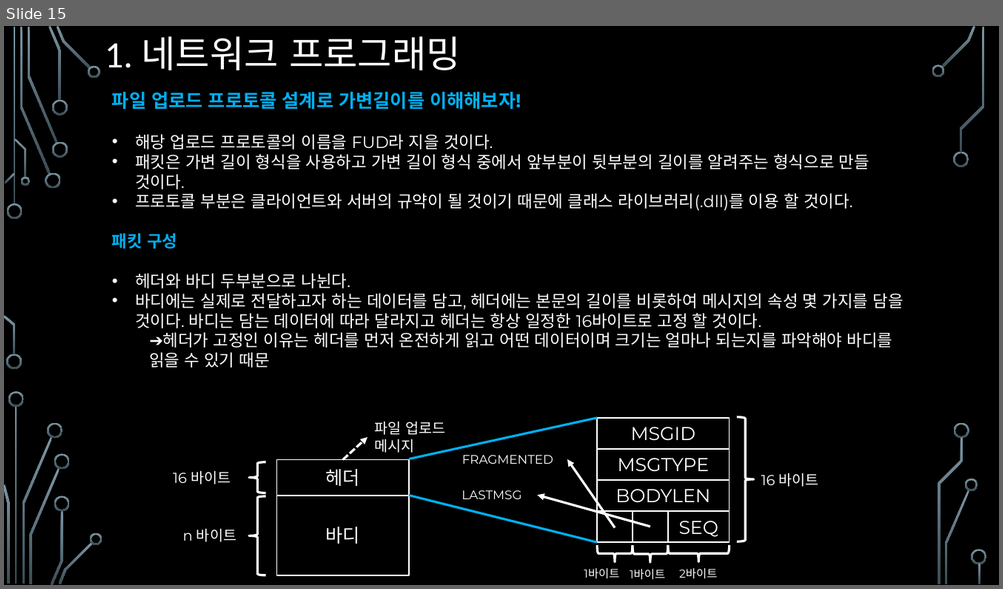
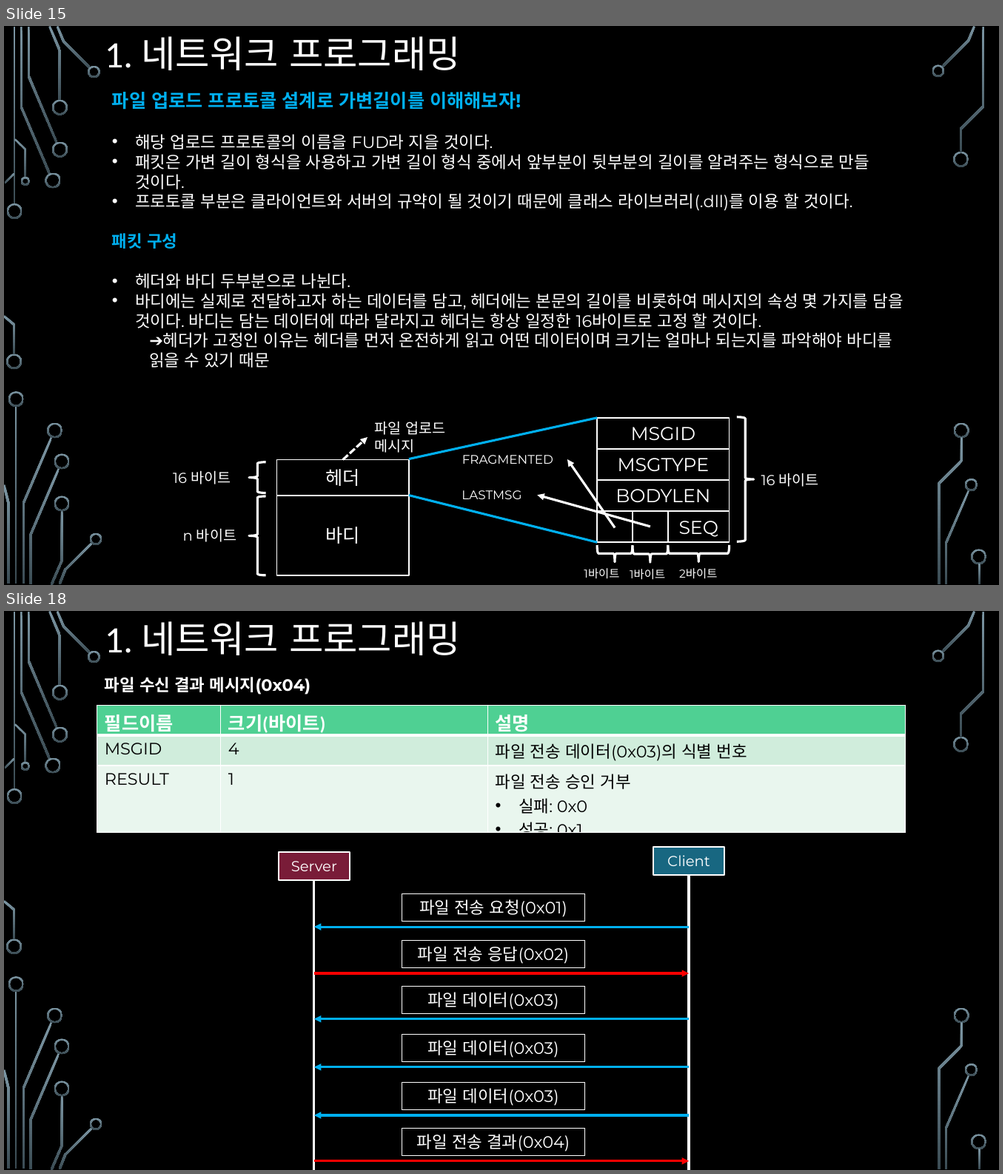
Before and after one commit to assassin4613/CShap, a slide deck: C#_Chapter_12.pptx. Shown one above the other, each under a label of ours: slide 15 before the commit, slides 15 and 18 after it; the slides between them are not shown. The pictures are 1003x589 and 1003x1174 pixels, drawn with LibreOffice and Linux fonts; fonts in the diff are those of the drawing; background and template pictures are left out. Boxes give left, top, right and bottom in pixels: in the first picture for what was removed or moved away, otherwise in the second. Text is boxed around its words. In the diff, an @@ line names an element or a change of style, - is before the commit and + after.

```diff
--- a/C#_Chapter_12.pptx
+++ b/C#_Chapter_12.pptx
@@ slide 18 added at (4,611,999,1170), background picture (left out); not listed: 36 template elements that a slide beside it also shows @@
@@ title added at (105,621,461,655), 36 pt, text #FFFFFF @@
+1. 네트워크 프로그래밍
@@ text added at (105,677,311,695), 16 pt, text #FFFFFF, bold @@
+파일 수신 결과 메시지(0x04)
@@ table added at (97,705,905,843), 3 rows, 3 columns @@
+필드이름 | 크기(바이트) | 설명
+MSGID | 4 | 파일 전송 데이터(0x03)의 식별 번호
+RESULT | 1 | 파일 전송 승인 거부 / 실패: 0x0 / 성공: 0x1
@@ rectangle added at (279,852,350,880), fill #791C38, outline #FFFFFF 1.25 pt, 14 pt, text #FFFFFF @@
+Server
@@ rectangle added at (653,847,724,875), fill #186781, outline #FFFFFF 1.25 pt, 14 pt, text #FFFFFF @@
+Client
@@ line added from (689, 875) to (689, 1170), #FFFFFF 2.25 pt @@
@@ line added from (314, 880) to (314, 1170), #FFFFFF 2.25 pt @@
@@ rectangle added at (401,894,585,921), outline #FFFFFF 0.75 pt, 16 pt, text #FFFFFF @@
+파일 전송 요청(0x01)
@@ arrow added from (689, 927) to (314, 927), #00B0F0 2.25 pt @@
@@ rectangle added at (401,941,585,968), outline #FFFFFF 0.75 pt, 16 pt, text #FFFFFF @@
+파일 전송 응답(0x02)
@@ arrow added from (314, 974) to (689, 974), #FF0000 2.25 pt @@
@@ rectangle added at (401,986,585,1014), outline #FFFFFF 0.75 pt, 16 pt, text #FFFFFF @@
+파일 데이터(0x03)
@@ arrow added from (689, 1019) to (314, 1019), #00B0F0 2.25 pt @@
@@ rectangle added at (401,1035,585,1062), outline #FFFFFF 0.75 pt, 16 pt, text #FFFFFF @@
+파일 데이터(0x03)
@@ arrow added from (689, 1068) to (314, 1068), #00B0F0 2.25 pt @@
@@ rectangle added at (401,1082,585,1111), outline #FFFFFF 0.75 pt, 16 pt, text #FFFFFF @@
+파일 데이터(0x03)
@@ arrow added from (689, 1116) to (314, 1116), #00B0F0 2.25 pt @@
@@ rectangle added at (401,1129,585,1156), outline #FFFFFF 0.75 pt, 16 pt, text #FFFFFF @@
+파일 전송 결과(0x04)
@@ arrow added from (314, 1162) to (689, 1162), #FF0000 2.25 pt @@
```
Also in this commit, not shown: 1 slide changed, 3 other slides added, 1 other file.
